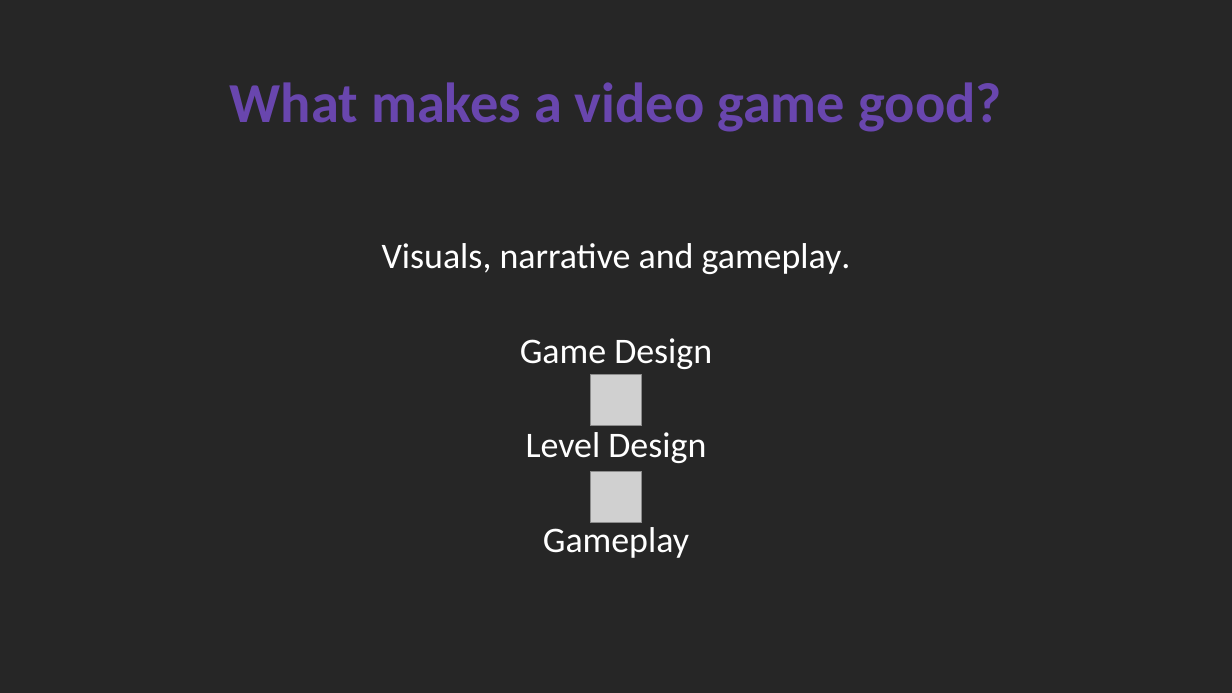
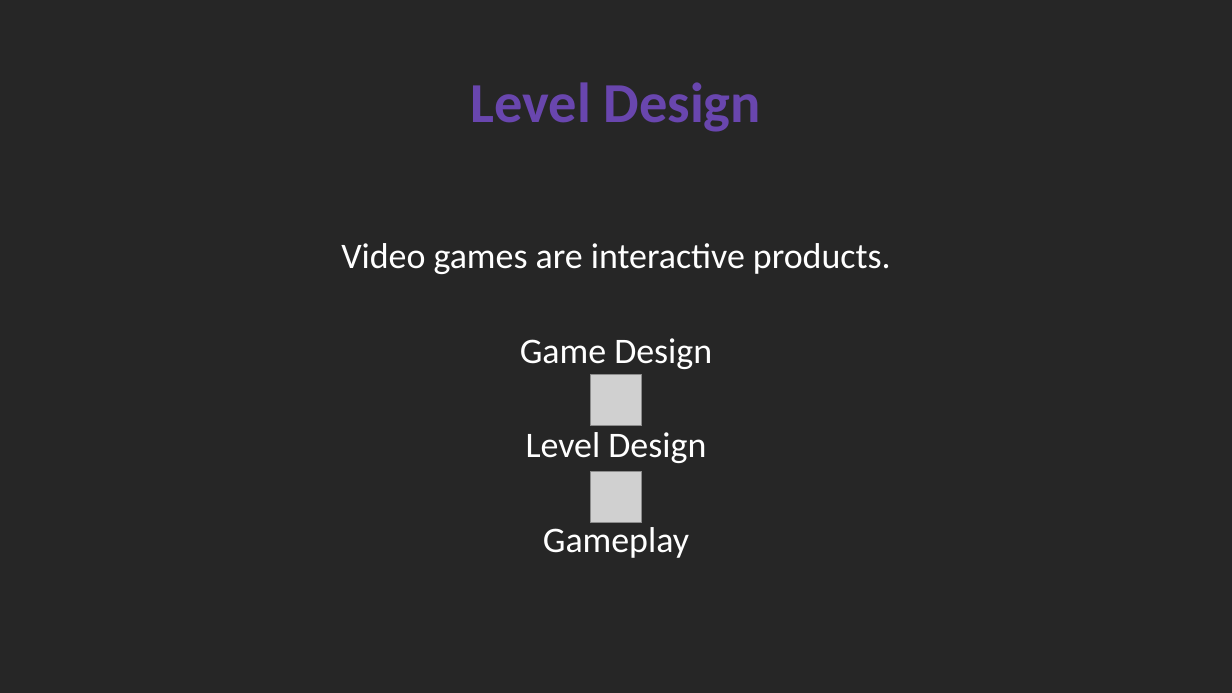
Before and after one commit to SimoDedo/ProjectArena, a slide deck: slide 2 of Presentation/An Online Framework for User-Based Analysis of Maps in First Person Shooters.pptx. Drawn at 1232x693 pixels with LibreOffice and Linux fonts; fonts in the diff are those of the drawing; grey boxes stand for pictures. Boxes give left, top, right and bottom in pixels: in the first picture for what was removed or moved away, otherwise in the second. Text is boxed around its words. In the diff, an @@ line names an element or a change of style, - is before the commit and + after.

```diff
--- a/Presentation/An Online Framework for User-Based Analysis of Maps in First Person Shooters.pptx
+++ b/Presentation/An Online Framework for User-Based Analysis of Maps in First Person Shooters.pptx
@@ title at (470, 82, 761, 132): text changed @@
-What makes a video game good?
+Level Design
@@ text at (341, 243, 891, 274): text changed @@
-Visuals, narrative and gameplay.
+Video games are interactive products.
```
Also in this commit, not shown: 1 other slide changed.
